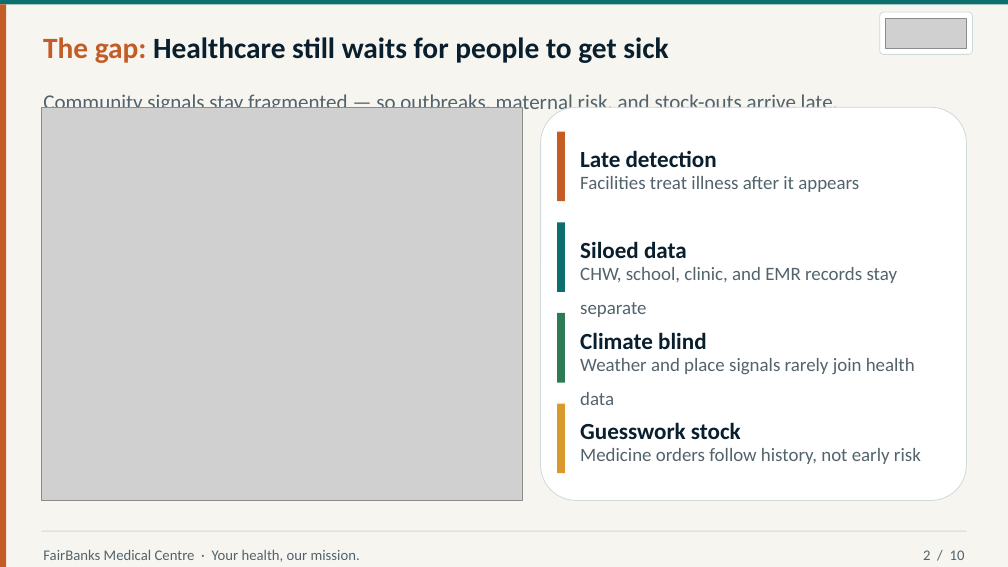
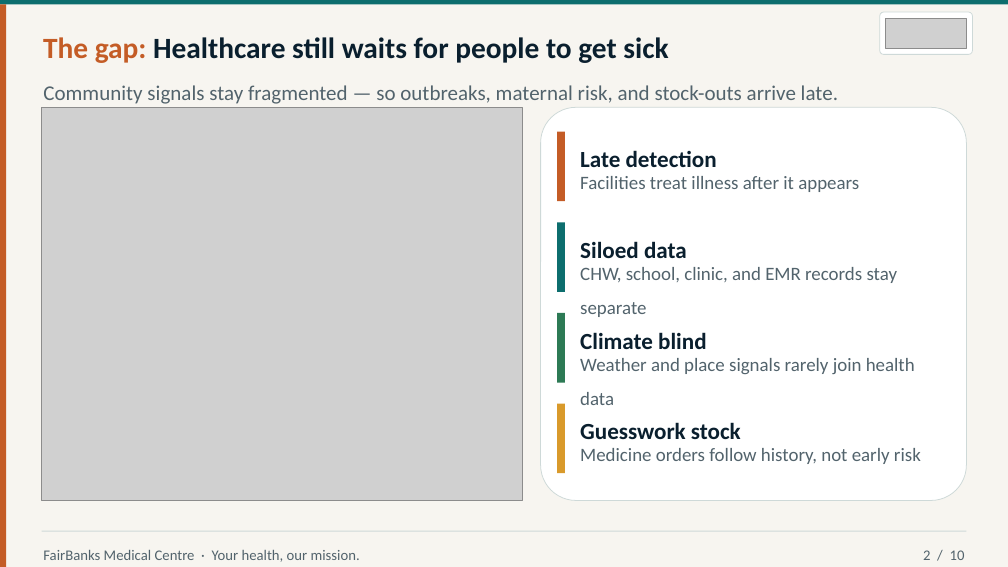
Before and after one commit to WASSWA2624/fairbanks, a slide deck: slide 2 of FCHIP_ppt.pptx. Drawn at 1008x567 pixels with LibreOffice and Linux fonts; fonts in the diff are those of the drawing; grey boxes stand for pictures. Boxes give left, top, right and bottom in pixels: in the first picture for what was removed or moved away, otherwise in the second. Text is boxed around its words. In the diff, an @@ line names an element or a change of style, - is before the commit and + after.

```diff
--- a/FCHIP_ppt.pptx
+++ b/FCHIP_ppt.pptx
@@ text "Community signals stay fragmented — ...": place and size @@
-text "Community signals stay fragmented — ..." at bbox=[43, 94, 838, 116]
+text "Community signals stay fragmented — ..." at bbox=[43, 85, 838, 104]
```
Also in this commit, not shown: 2 other slides changed, 4 other files.
